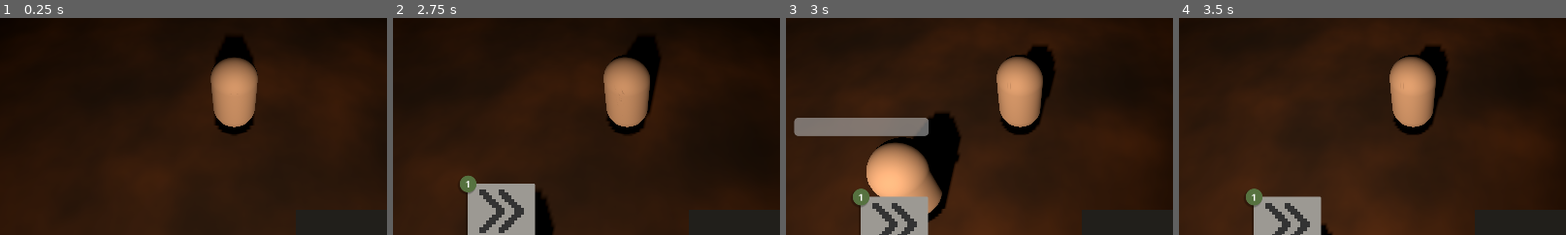
Above: before the commit, frames 1-4 (left to right).
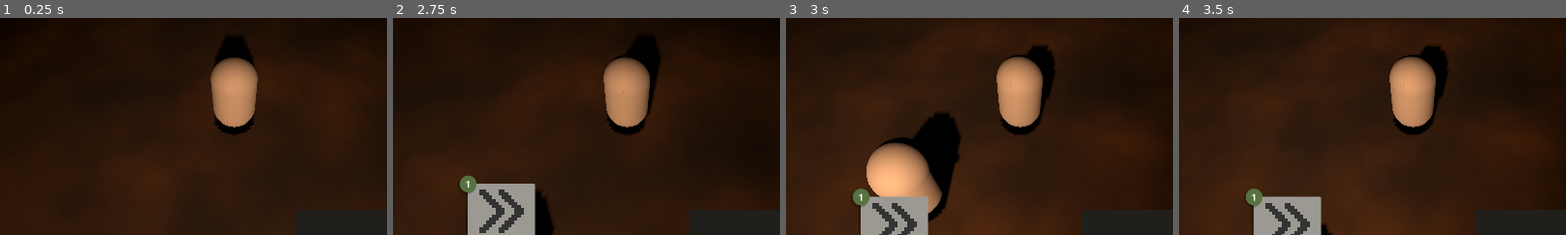
Above: after the commit, the same moments.

Repository: horsewaffle/game-off-2026
Game: Godot game, scene res://scenes/game_space.tscn
The game is run twice, just before and just after one commit, with the same random seed, the same clock (stepped at 60 frames per second) and the same inputs.
Inputs (mouse positions are % of the whole screen's width and height, from its top left):
- Up to frame 1 (0.25 s): no input
- Up to frame 2 (2.75 s): click (5, 89) at 0.52 s; click "ATTACK" at 1.25 s; tap Enter at 2 s; move the mouse to (34, 88) at 2.02 s; hold D (MOVE_RIGHT) from 2.03 s (still down); click (34, 88) at 2.17 s
- Up to frame 3 (3 s): tap Space at 2.75 s; move the mouse to (30, 55) at 2.77 s; release D (MOVE_RIGHT) at 2.78 s; hold S (MOVE_DOWN) from 2.78 s (still down)
- Up to frame 4 (3.5 s): keep holding S (MOVE_DOWN)
The pictures show only the part of the screen within x 20-70%, y 34-84%; the shares and areas given below are measured in that part.

Frames 1-2 are identical in both runs. In frame 3, 2.9% of the frame differs, in the area x 2-37%, y 45-55%; in frame 4, nothing differs.

Commit message:
ux: Hide health bar when Enemy health is full

Diff:
--- a/scenes/health_bar.gd
+++ b/scenes/health_bar.gd
@@ -19,7 +19,7 @@
 	max_value = parent_enemy.fightable.health
 	value = parent_enemy.fightable.health
 	parent_enemy.fightable.health_updated.connect(_on_health_updated)
-	visible = true
+	visible = parent_enemy.fightable.health != parent_enemy.fightable.max_health
 
 # Called every frame. 'delta' is the elapsed time since the previous frame.
 func _process(delta: float) -> void:
@@ -29,3 +29,4 @@
 
 func _on_health_updated(new_health: int):
 	value = new_health
+	visible = parent_enemy.fightable.health != parent_enemy.fightable.max_health
--- a/scripts/entities/capabilities/fightable.gd
+++ b/scripts/entities/capabilities/fightable.gd
@@ -1,6 +1,7 @@
 class_name Fightable
 extends RefCounted
 
+var max_health: int
 var health: int
 var attack: int
 var defence: int
@@ -15,7 +16,8 @@
 	resDefence: int,
 	resMult: float
 	) -> void:
-	self.health = resHealth
+	self.max_health = resHealth
+	self.health = max_health
 	self.attack = resAttack
 	self.defence = resDefence
 	self.mult = resMult
